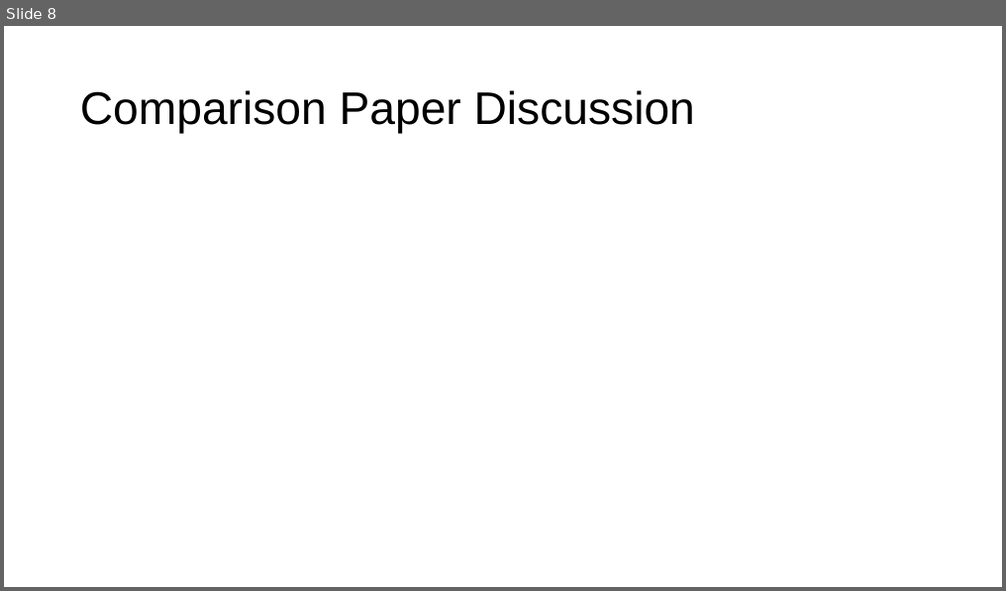
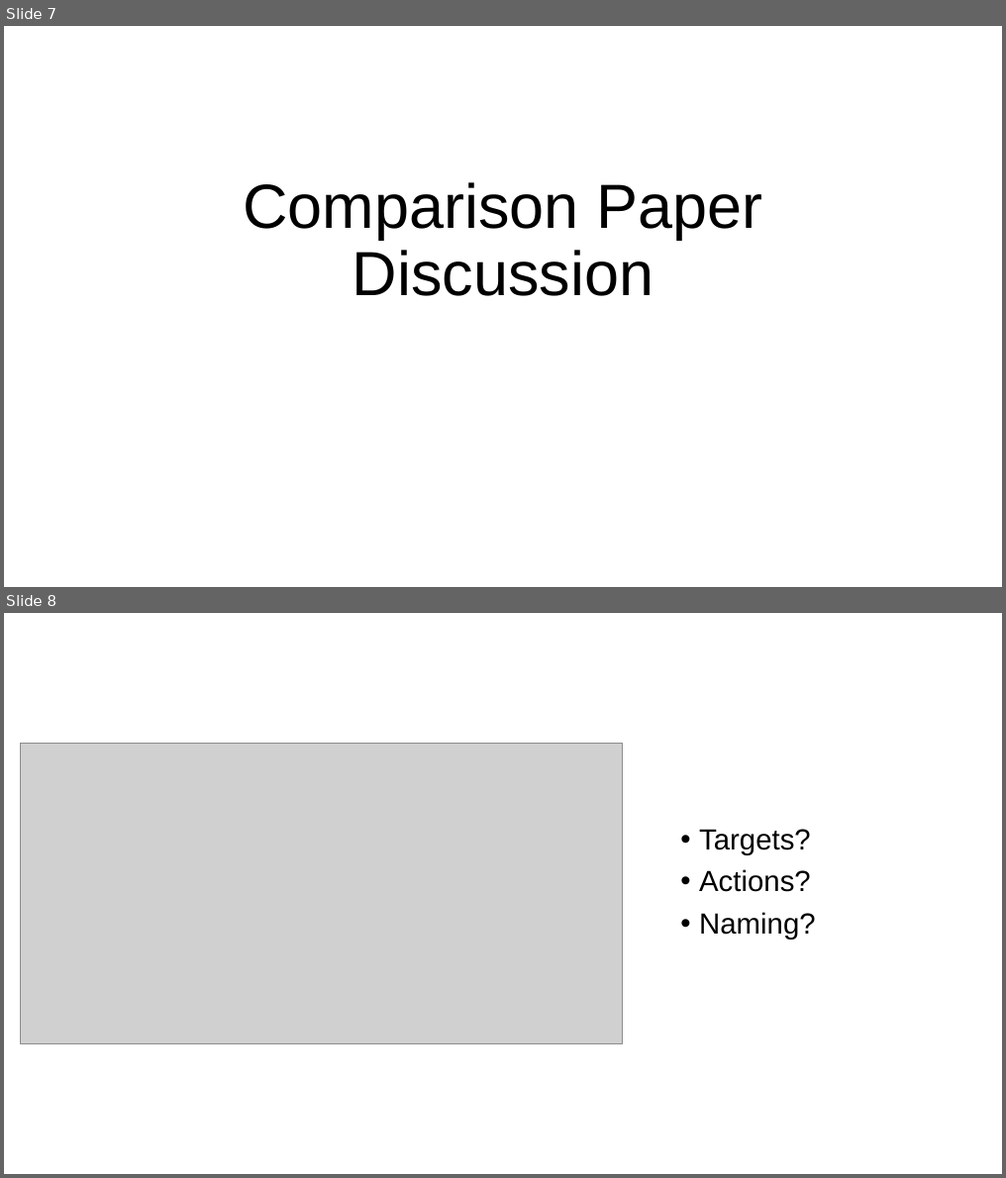
Before and after one commit to columbiaviz/columbiaviz.github.io, a slide deck: 2020s_w6998/lecs/05_tasks.pptx. Shown one above the other, each under a label of ours: slide 8 before the commit, slides 7 and 8 after it. The pictures are 1006x591 and 1006x1178 pixels, drawn with LibreOffice and Linux fonts; fonts in the diff are those of the drawing; grey boxes stand for pictures. Boxes give left, top, right and bottom in pixels: in the first picture for what was removed or moved away, otherwise in the second. Text is boxed around its words. In the diff, an @@ line names an element or a change of style, - is before the commit and + after.

```diff
--- a/2020s_w6998/lecs/05_tasks.pptx
+++ b/2020s_w6998/lecs/05_tasks.pptx
@@ slide 8 added at (4, 613, 1002, 1174), background #FFFFFF @@
@@ picture added at (21, 744, 623, 1045) @@
@@ text added at (699, 829, 816, 940), 28 pt, text #000000 @@
+• Targets?
+• Actions?
+• Naming?
@@ what was slide 8 is now slide 7 @@
@@ slide 7 changed as well @@
@@ title "Comparison Paper Discussion": place and size @@
-title "Comparison Paper Discussion" at (80, 90, 695, 134)
+title "Comparison Paper Discussion" at (243, 182, 762, 296)
@@ title "Comparison Paper Discussion" at (243, 182, 762, 296): size 44 to 60 pt; alignment left to centre; vertical alignment middle to bottom @@
```
Also in this commit, not shown: 2 other slides changed, 8 other slides added, 5 slides removed.
